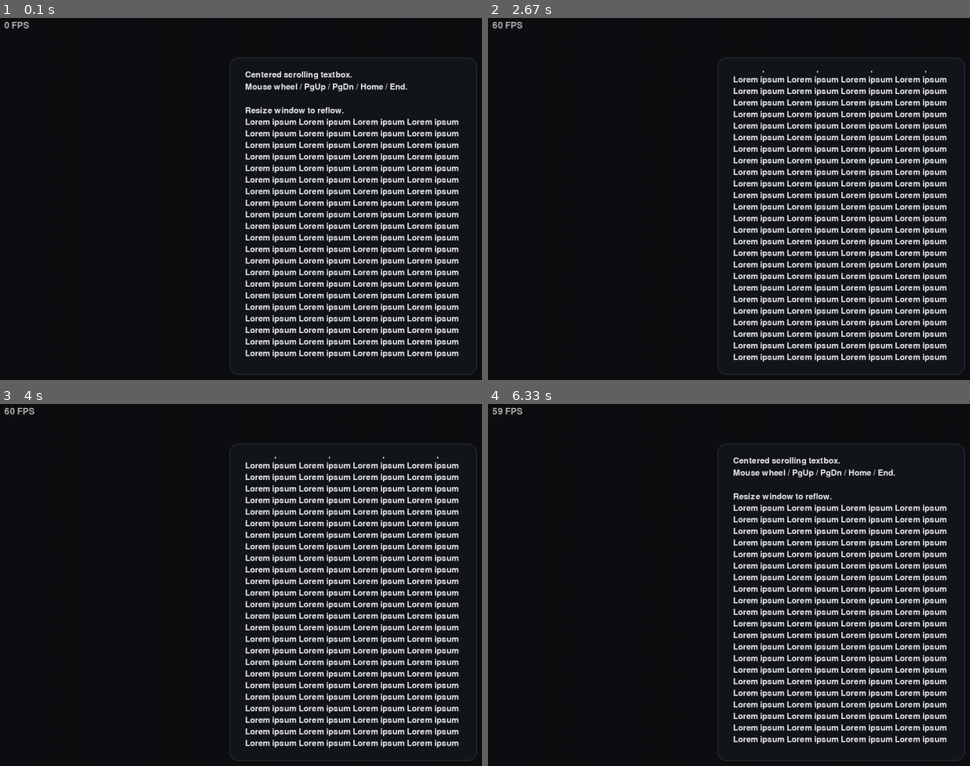
Above: before the commit, frames 1-4 (two rows, left to right).
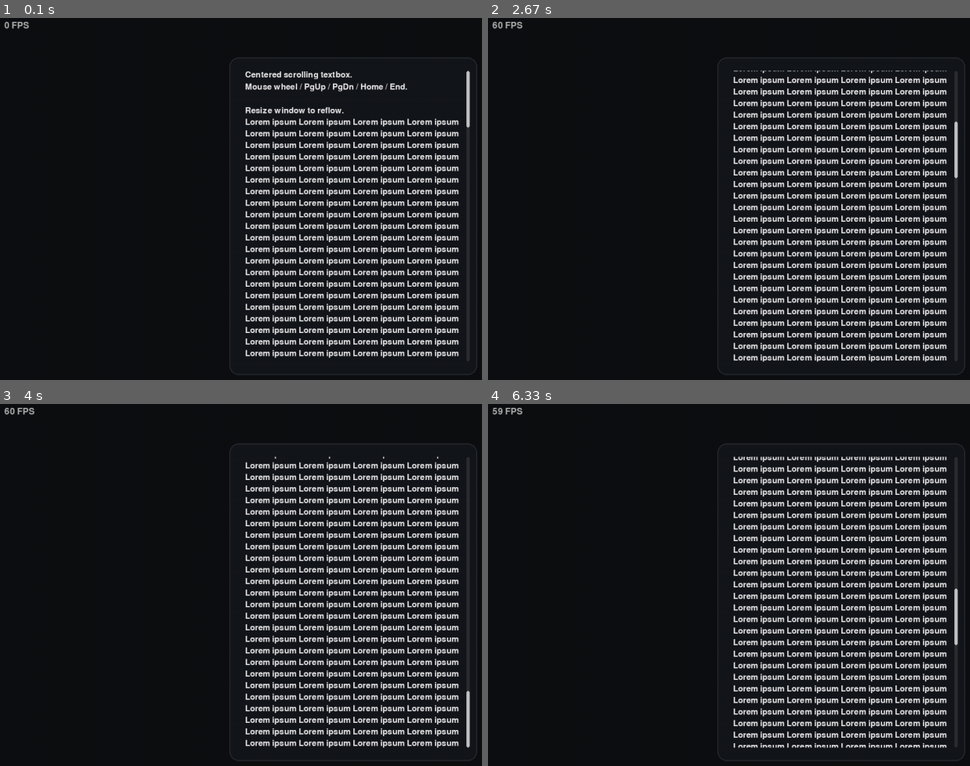
Above: after the commit, the same moments.

Repository: jhoangnguyen/solid
Game: pygame game, started from run.py
The game is run twice, just before and just after one commit, with the same random seed, the same clock (stepped at 60 frames per second) and the same inputs.
Inputs:
- Up to frame 1 (0.1 s): no input
- Up to frame 2 (2.67 s): tap Page Down at 0.33, 2.33 s; tap End at 0.67 s; tap Home at 1 s
- Up to frame 3 (4 s): tap Page Down at 2.73, 3.03, 3.23, 3.57, 3.87 s
- Up to frame 4 (6.33 s): tap Page Up at 4.57, 5.67, 6.07 s; tap Page Down at 4.97 s

The runs differ from the first frame. In frame 1, 0.4% of the frame differs, in the area x 96-98%, y 14-95%; in frame 2, 8.4%; in frame 3, 0.4%; in frame 4, 21%, in the area x 50-98%, y 14-96%.

Commit message:
Functional vertical bar that resizes dynamically in the text box. All config is separated out into multiple objects

Diff:
--- a/engine/app.py
+++ b/engine/app.py
@@ -38,43 +38,11 @@
         self.textbox.set_text(
             "Centered scrolling textbox.\n"
             "Mouse wheel / PgUp / PgDn / Home / End.\n\n"
-            "Resize window to reflow.\n" + ("Lorem ipsum " * 120)
+            "Resize window to reflow.\n" + ("Lorem ipsum " * 500)
         )
-        # self.textbox.set_text("Hello! This box can fade and re-theme.\n\nScroll me.")
-        # self.textbox.append_text("HORIZON")
-
-        # fade-in on start
-        # self.textbox.opacity = 0.0
-        # self.anim.add(Tween(self.textbox, "opacity", 0.0, 1.0, 0.35))
-
-        # prepare an alternate theme (pretend another screen)
-        # self.alt_theme = self.styles.current.derive(
-        #     box_bg=(32, 12, 38), box_border=(120, 60, 130), text_rgb=(245, 230, 255)
-        # )
-
         self.hud_font = pygame.font.Font(None, 24)
 
     def handle_input(self):
-        # for e in pygame.event.get():
-        #     if e.type == pygame.QUIT: self.running = False
-        #     elif e.type == pygame.KEYDOWN:
-        #         if e.key == pygame.K_ESCAPE: self.running = False
-        #         elif e.key == pygame.K_t:
-        #             # toggle theme with a quick fade to mask the recolor
-        #             self.anim.add(Tween(self.textbox, "opacity", self.textbox.opacity, 0.0, 0.15,
-        #                                 on_done=lambda: self.textbox.set_theme(self.alt_theme)))
-        #             self.anim.add(Tween(self.textbox, "opacity", 0.0, 1.0, 0.15))
-        #         elif e.key == pygame.K_F1:
-        #             # demo slide-in: animate padding top for a “drop” effect
-        #             top, r, b, l = self.styles.current.padding
-        #             new_theme = self.styles.current.derive(padding=(top+40, r, b, l))
-        #             self.textbox.set_theme(new_theme)
-        #             self.anim.add(Tween(self.textbox, "opacity", 0.6, 1.0, 0.2))
-        #     elif e.type == pygame.MOUSEWHEEL:
-        #         self.textbox.scroll(-e.y * 40)
-        #     elif e.type == pygame.VIDEORESIZE:
-        #         self.screen = pygame.display.set_mode((e.w, e.h), pygame.RESIZABLE)
-        #         self.textbox.on_resize(compute_centered_rect(self.screen, 0.4, 0.8))
         for e in pygame.event.get():
             if e.type == pygame.QUIT:
                 self.running = False
--- a/engine/ui/style.py
+++ b/engine/ui/style.py
@@ -1,5 +1,16 @@
-from dataclasses import dataclass, replace
+from dataclasses import dataclass, replace, field
 import pygame
+
+@dataclass
+class ScrollbarStyle:
+    width: int = 6
+    margin: int = -15
+    radius: int = 3
+    min_thumb_size: int = 24
+    show_when_no_overflow: bool = True
+    track_color: tuple[int, int, int, int] = (255, 255, 255, 32)
+    thumb_color: tuple[int, int, int, int] = (255, 255, 255, 192)
+    def derive(self, **overrides): return replace(self, **overrides)
 
 @dataclass
 class Theme:
@@ -11,6 +22,7 @@
     border_radius: int = 16
     padding: tuple[int, int, int, int] = (24, 28, 24, 28)
     line_spacing: int = 6
+    scrollbar: ScrollbarStyle = field(default_factory=ScrollbarStyle)
 
     def derive(self, **overrides) -> "Theme":
         """ Create a variant theme (e.g., per screen) without mutating the base. """
--- a/engine/ui/widgets/textbox.py
+++ b/engine/ui/widgets/textbox.py
@@ -188,6 +188,8 @@
             y += h + line_gap
 
         layer.set_clip(prev_clip)
+
+        self._draw_scrollbar(layer, viewport)
 
         # Opacity
         if self.opacity < 1.0:
@@ -313,3 +315,35 @@
             parts.append(seg)
             i += best
         return parts
+
+    def _draw_scrollbar(self, layer: pygame.Surface, viewport: pygame.Rect) -> None:
+        sb = self.theme.scrollbar
+        # Track rect (relative to the widget layer)
+        t, r, b, l = self.theme.padding
+        track_x = self.rect.w - r - sb.margin - sb.width
+        track_y = t
+        track_h = self.rect.h - (t + b)
+        if track_h <= 0 or sb.width <= 0: return
+
+        overflow = self._content_h > viewport.h
+        if not overflow and not sb.show_when_no_overflow:
+            return
+
+        # Draw track
+        track_rect = pygame.Rect(track_x, track_y, sb.width, track_h)
+        pygame.draw.rect(layer, sb.track_color, track_rect, border_radius=sb.radius)
+
+        # Thumb size/pos
+        if overflow:
+            ratio = max(0.0, min(1.0, viewport.h / max(1, self._content_h)))
+            thumb_h = max(sb.min_thumb_size, int(track_h * ratio))
+            max_scroll = self.max_scroll()
+            pos_ratio = 0.0 if max_scroll <= 0 else self.scroll_y / max_scroll
+            free = max(0, track_h - thumb_h)
+            thumb_y = track_y + int(free * pos_ratio)
+        else:
+            thumb_h = track_h
+            thumb_y = track_y
+
+        thumb_rect = pygame.Rect(track_x, thumb_y, sb.width, thumb_h)
+        pygame.draw.rect(layer, sb.thumb_color, thumb_rect, border_radius=sb.radius)
